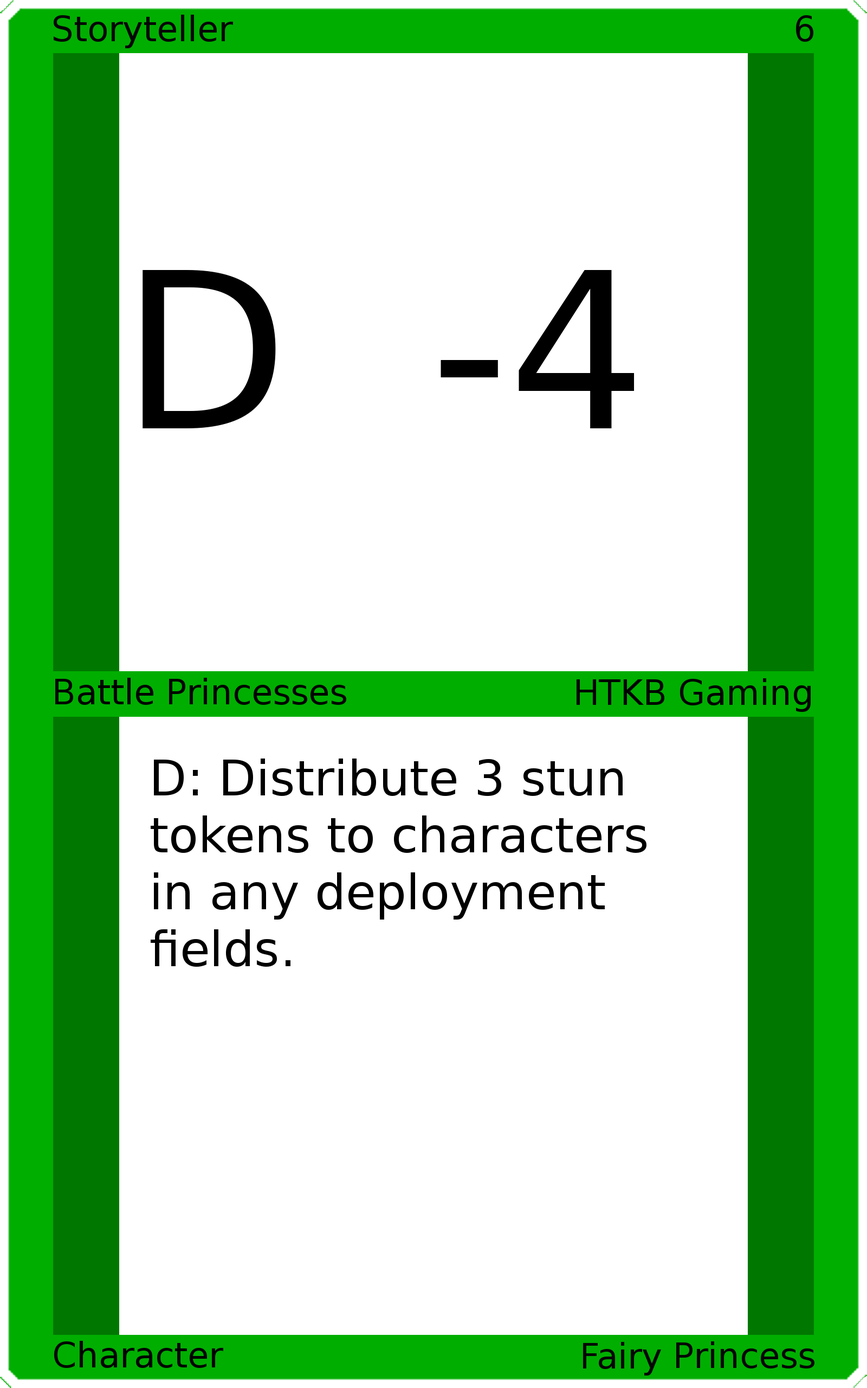
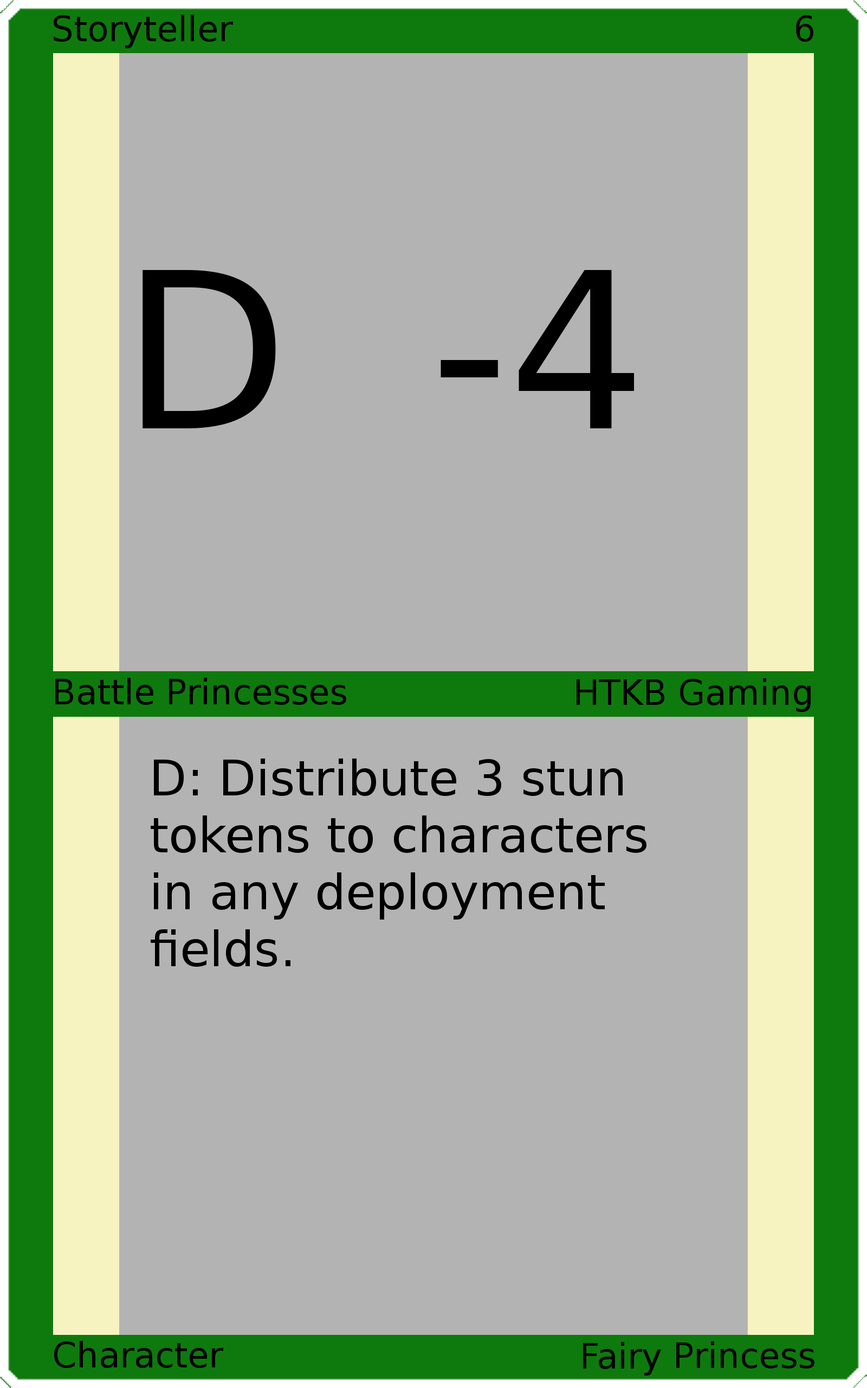
The second 867×1388 image is a revision of the first. Changes to its layers:
painted on "Border" over [0, 0, 867, 1388]
painted on "Top Background" over [119, 52, 748, 673]
painted on "Bottom Background" over [119, 715, 748, 1336]
painted on "Background" over [35, 35, 832, 1352]
